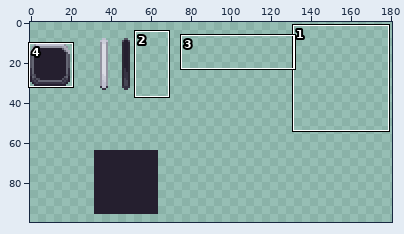
Two states of a pixel-art file, client/Assets/Art/Menu/Progression/Menu_Progression.aseprite. The picture above shows the old version from afar; the outline marks the close-up.
Close-up. Old version:
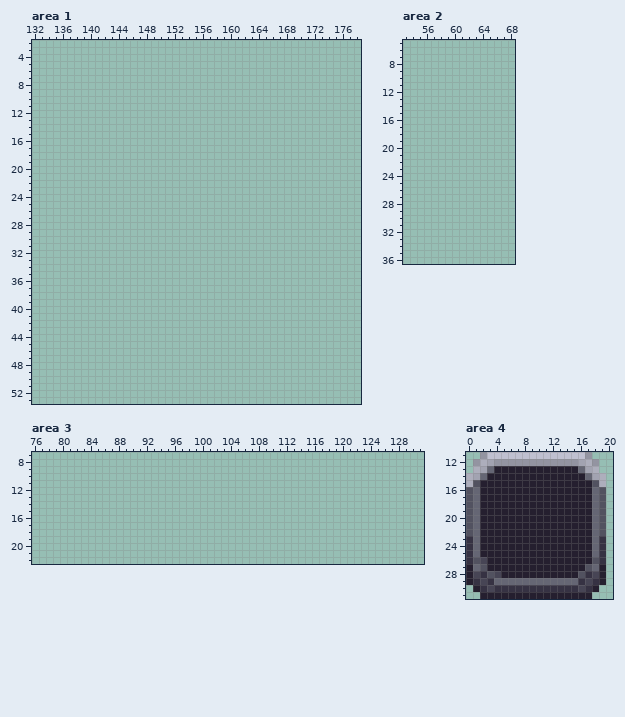
638x587 pixels, 1 frame. Colours within 5 levels of each other are drawn and written as one. Shown: area 1: x 132..178, y 2..53; area 2: x 53..68, y 5..36; area 3: x 76..131, y 7..22; area 4: x 0..20, y 11..31. The wide view leaves out empty margins.
The result:
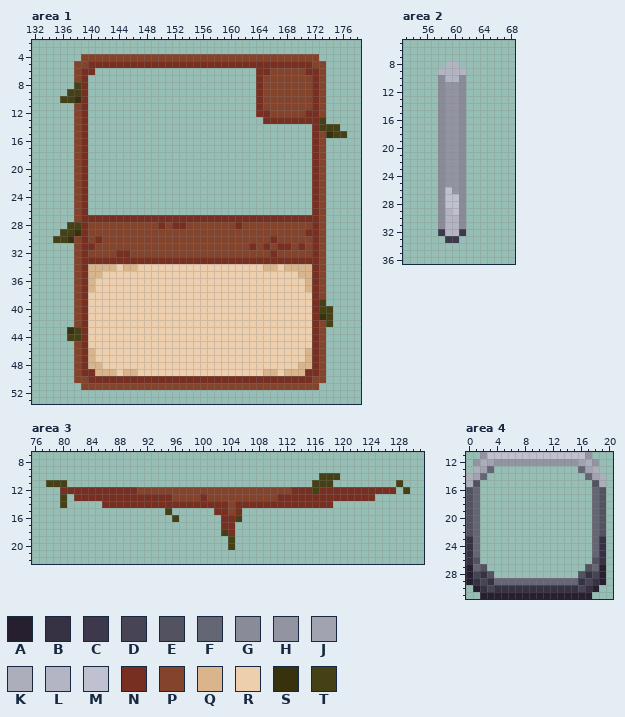
Palette (. is transparent): A #251f2f  B #363243  C #3d384b  D #474555  E #525260  F #656674  G #8a8b99  H #9394a1  J #a2a3b1  K #adaebc  L #b3b4c4  M #bfc0d0  N #772f21  P #84442c  Q #dab58c  R #edcead  S #37310e  T #464017
What changed:
--- area 1
@@ x 132..178 @@
  3 ...............................................
- 4 ...............................................
- 5 ...............................................
- 6 ...............................................
- 7 ...............................................
- 8 ...............................................
- 9 ...............................................
-10 ...............................................
-11 ...............................................
-12 ...............................................
-13 ...............................................
-14 ...............................................
-15 ...............................................
-16 ...............................................
-17 ...............................................
-18 ...............................................
-19 ...............................................
-20 ...............................................
-21 ...............................................
-22 ...............................................
-23 ...............................................
-24 ...............................................
-25 ...............................................
-26 ...............................................
-27 ...............................................
-28 ...............................................
-29 ...............................................
-30 ...............................................
-31 ...............................................
-32 ...............................................
-33 ...............................................
-34 ...............................................
-35 ...............................................
-36 ...............................................
-37 ...............................................
-38 ...............................................
-39 ...............................................
-40 ...............................................
-41 ...............................................
-42 ...............................................
-43 ...............................................
-44 ...............................................
-45 ...............................................
-46 ...............................................
-47 ...............................................
-48 ...............................................
-49 ...............................................
-50 ...............................................
-51 ...............................................
+ 4 .......PPPPPPPPPPPPPPPPPPPPPPPPPPPPPPPPPP......
+ 5 ......PPNNNNNNNNNNNNNNNNNNNNNNNNNNNNNNNNPP.....
+ 6 ......PNN.......................NNPPPPPNNP.....
+ 7 ......PN........................NPPPPPPPNP.....
+ 8 ......TN........................NPPPPPPPNP.....
+ 9 .....TTN........................NPPPPPPPNP.....
+10 ....TTSN........................NPPPPPPPNP.....
+11 ......PN........................NPPPPPPPNP.....
+12 ......PN........................NNPPPPPNNP.....
+13 ......PN.........................NNNNNNNNT.....
+14 ......PN................................NTTT...
+15 ......PN................................NPSTT..
+16 ......PN................................NP.....
+17 ......PN................................NP.....
+18 ......PN................................NP.....
+19 ......PN................................NP.....
+20 ......PN................................NP.....
+21 ......PN................................NP.....
+22 ......PN................................NP.....
+23 ......PN................................NP.....
+24 ......PN................................NP.....
+25 ......PN................................NP.....
+26 ......PN................................NP.....
+27 ......PNNNNNNNNNNNNNNNNNNNNNNNNNNNNNNNNNNP.....
+28 .....TTNPPPPPPPPPPNPNNPPPPPPPNPPPPPPPPPPNP.....
+29 ....TTSNPPPPPPPPPPPPPPPPPPPPPPPPPPPPPPPNNP.....
+30 ...TTSPNPNPPPPPPPPPPPPPPPPPPPPPPPPNPPPPPNP.....
+31 ......PNNPPPPPPPPPPPPPPPPPPPPPPNPNPNNPNPNP.....
+32 ......PNPPPPNNPPPPPPPPPPPPPPPPPPPPNPPPPPNP.....
+33 ......PNNNNNNNNNNNNNNNNNNNNNNNNNNNNNNNNNNP.....
+34 ......PNQQQQRQQRRRRRRRRRRRRRRRRRRQQRQQQQNP.....
+35 ......PNQQRRRRRRRRRRRRRRRRRRRRRRRRRRRRQQNP.....
+36 ......PNQRRRRRRRRRRRRRRRRRRRRRRRRRRRRRRQNP.....
+37 ......PNQRRRRRRRRRRRRRRRRRRRRRRRRRRRRRRQNP.....
+38 ......PNRRRRRRRRRRRRRRRRRRRRRRRRRRRRRRRRNP.....
+39 ......PNRRRRRRRRRRRRRRRRRRRRRRRRRRRRRRRRNT.....
+40 ......PNRRRRRRRRRRRRRRRRRRRRRRRRRRRRRRRRNTT....
+41 ......PNRRRRRRRRRRRRRRRRRRRRRRRRRRRRRRRRNST....
+42 ......PNRRRRRRRRRRRRRRRRRRRRRRRRRRRRRRRRNPT....
+43 .....STNRRRRRRRRRRRRRRRRRRRRRRRRRRRRRRRRNP.....
+44 .....TTNRRRRRRRRRRRRRRRRRRRRRRRRRRRRRRRRNP.....
+45 ......PNRRRRRRRRRRRRRRRRRRRRRRRRRRRRRRRRNP.....
+46 ......PNQRRRRRRRRRRRRRRRRRRRRRRRRRRRRRRQNP.....
+47 ......PNQRRRRRRRRRRRRRRRRRRRRRRRRRRRRRRQNP.....
+48 ......PNQQRRRRRRRRRRRRRRRRRRRRRRRRRRRRQQNP.....
+49 ......PNNQQQRQQRRRRRRRRRRRRRRRRRRQQRQQQNNP.....
+50 ......PPNNNNNNNNNNNNNNNNNNNNNNNNNNNNNNNNPP.....
+51 .......PPPPPPPPPPPPPPPPPPPPPPPPPPPPPPPPPP......
 52 ...............................................
--- area 2
@@ x 56..63 @@
  7 ........
- 8 ........
- 9 ........
-10 ........
-11 ........
-12 ........
-13 ........
-14 ........
-15 ........
-16 ........
-17 ........
-18 ........
-19 ........
-20 ........
-21 ........
-22 ........
-23 ........
-24 ........
-25 ........
-26 ........
-27 ........
-28 ........
-29 ........
-30 ........
-31 ........
-32 ........
-33 ........
+ 8 ...LL...
+ 9 ..LLLL..
+10 ..GLLG..
+11 ..GHHG..
+12 ..GHHG..
+13 ..GHHG..
+14 ..GHHG..
+15 ..GHHG..
+16 ..GHHG..
+17 ..GHHG..
+18 ..GHHG..
+19 ..GHHG..
+20 ..GHHG..
+21 ..GHHG..
+22 ..GHHG..
+23 ..GHHG..
+24 ..GHHG..
+25 ..GHHG..
+26 ..GMHG..
+27 ..GMMG..
+28 ..GMMG..
+29 ..GLMG..
+30 ..GLLG..
+31 ..GLLG..
+32 ..CLLC..
+33 ...CC...
 34 ........
--- area 3
@@ x 76..131 @@
  9 ........................................................
-10 ........................................................
-11 ........................................................
-12 ........................................................
-13 ........................................................
-14 ........................................................
-15 ........................................................
-16 ........................................................
-17 ........................................................
-18 ........................................................
-19 ........................................................
-20 ........................................................
+10 .........................................TTT............
+11 ..TTT...................................TTT.........T...
+12 ....NNNNNNNNNNNPPPPPPPPPPPPPPPPPPPPPPNNNTNNNNNNNNNNN.T..
+13 ....T.NNNNNNNNNNNNNNPPPPNPPPPPPPPPPNNNNNNNNNNNNNN.......
+14 ....T.....NNNNNNNNNNNNNNNNNNPNNNNNNNNNNNNNN.............
+15 ...................T......NNPN..........................
+16 ....................T......NNT..........................
+17 ...........................NN...........................
+18 ...........................TN...........................
+19 ............................T...........................
+20 ............................T...........................
 21 ........................................................
--- area 4
@@ x 0..20 @@
 12 .HKJHHHHHHHHHHHHJKH..
-13 .KJFAAAAAAAAAAAAFJK..
-14 KJFAAAAAAAAAAAAAAFJK.
-15 KEAAAAAAAAAAAAAAAAEK.
-16 EFAAAAAAAAAAAAAAAAFE.
-17 EFAAAAAAAAAAAAAAAAFE.
-18 EFAAAAAAAAAAAAAAAAFE.
-19 EFAAAAAAAAAAAAAAAAFE.
-20 EFAAAAAAAAAAAAAAAAFE.
-21 EFAAAAAAAAAAAAAAAAFE.
-22 EFAAAAAAAAAAAAAAAAFE.
-23 BFAAAAAAAAAAAAAAAAFB.
-24 BFAAAAAAAAAAAAAAAAFB.
-25 BFAAAAAAAAAAAAAAAAFB.
-26 BEDAAAAAAAAAAAAAAAEB.
-27 AFEAAAAAAAAAAAAAAEFA.
-28 ADBEDAAAAAAAAAAAEBDA.
+13 .KJF............FJK..
+14 KJF..............FJK.
+15 KE................EK.
+16 EF................FE.
+17 EF................FE.
+18 EF................FE.
+19 EF................FE.
+20 EF................FE.
+21 EF................FE.
+22 EF................FE.
+23 BF................FB.
+24 BF................FB.
+25 BF................FB.
+26 BE................EB.
+27 AFE..............EFA.
+28 ADBE............EBDA.
 29 ABDBFFFFFFFFFFFFBDBA.
Pixel boxes of the changes (left, top, right, bottom) in both close-ups:
added: (53, 54, 347, 390)
added: (438, 61, 466, 243)
added: (46, 473, 410, 550)
erased: (480, 466, 592, 578)
